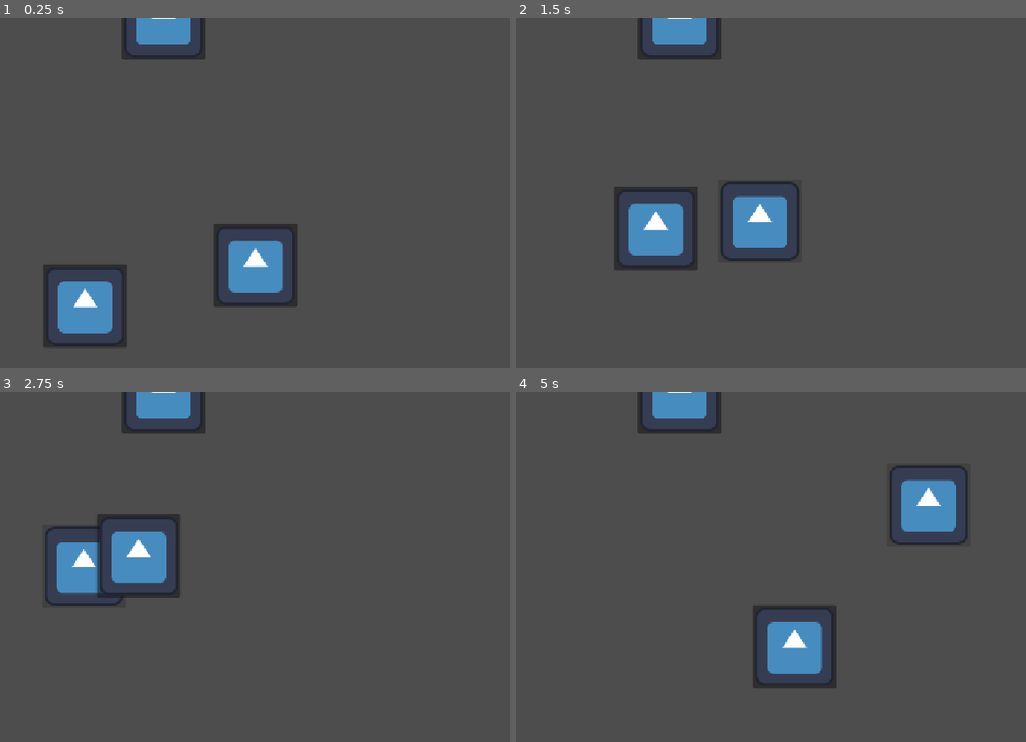
Above: before the commit, frames 1-4 (two rows, left to right).
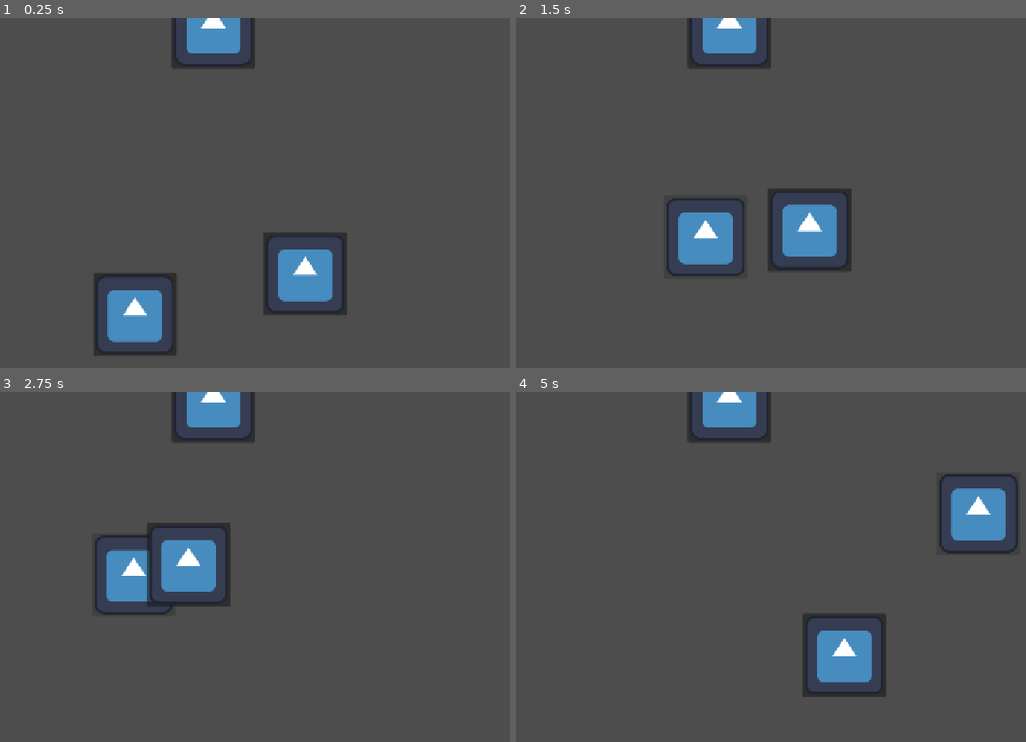
Above: after the commit, the same moments.

Repository: Novali91/CameraGame
Game: Godot game, scene res://02_Map/map.tscn
Two runs of this game, one before a commit and one after it. Both use one fixed random seed, a clock stepped at 60 frames per second and the inputs below. The engine's default icon, where the game draws it, is replaced by a stand-in: a white triangle on a blue panel in a dark square.
Inputs (mouse positions are in pixels of both pictures, inside the frame that each line leads up to):
- Up to frame 1 (0.25 s): no input
- Up to frame 2 (1.5 s): click (750, 259) at 0.52 s; click (679, 235) at 1.27 s
- Up to frame 3 (2.75 s): click (91, 588) at 2.02 s
- Up to frame 4 (5 s): no input

The runs differ from the first frame. In frame 1, 11% of the frame differs, in the area x 8-69%, y 0-97%; in frame 2, 10%; in frame 3, 8.3%; in frame 4, 11%.

Commit message:
Made simple camera position system

Diff:
--- a/02_Map/map.gd
+++ b/02_Map/map.gd
@@ -2,17 +2,26 @@
 class_name Map
 var recording_time: float = 0 #temporary, pass this value in later
 @export var route_vis: RouteVisualization
+@export var cam: Camera2D
+@export var people_node: Node
+@export var camera_locations_node: Node
 var people: Array[Person] = []
+var camera_locations: Array[Marker2D] = []
 
 func _ready() -> void:
-	var people_nodes = get_node("People").get_children()
+	var people_nodes = people_node.get_children()
 	for person_node in people_nodes:
 		people.append(person_node as Person)
+	var camera_locations_nodes = camera_locations_node.get_children()
+	for camera_location_node in camera_locations_nodes:
+		camera_locations.append(camera_location_node as Marker2D)
 
+#temporary. Should be passed in by OS instead
 func _process(delta: float) -> void:
 	recording_time += delta
-	play(recording_time)
+	play(recording_time, 0)
 
-func play(time: float) -> void:
+func play(time: float, cam_id: int) -> void:
+	cam.position = camera_locations[cam_id].position
 	for person in people:
 		person.travel(time)
--- a/02_Map/map.tscn
+++ b/02_Map/map.tscn
@@ -50,9 +50,12 @@
 time = 4.0
 narration = "wassup"
 
-[node name="Map" type="Node2D" unique_id=1922977521 node_paths=PackedStringArray("route_vis")]
+[node name="Map" type="Node2D" unique_id=1922977521 node_paths=PackedStringArray("route_vis", "cam", "people_node", "camera_locations_node")]
 script = ExtResource("1_mks04")
 route_vis = NodePath("RouteVisualization")
+cam = NodePath("Camera2D")
+people_node = NodePath("People")
+camera_locations_node = NodePath("Camera Locations")
 
 [node name="People" type="Node" parent="." unique_id=443070008]
 
@@ -103,3 +106,13 @@
 
 [node name="Line" type="Line2D" parent="RouteVisualization" unique_id=1437924463]
 points = PackedVector2Array(564.44, 407.8, 211, 295, 805, 184, 256, 478)
+
+[node name="Camera2D" type="Camera2D" parent="." unique_id=62318575]
+
+[node name="Camera Locations" type="Node" parent="." unique_id=1552811131]
+
+[node name="CamA" type="Marker2D" parent="Camera Locations" unique_id=227483236]
+position = Vector2(495, 310)
+
+[node name="CamB" type="Marker2D" parent="Camera Locations" unique_id=1360532646]
+position = Vector2(557, 579)
